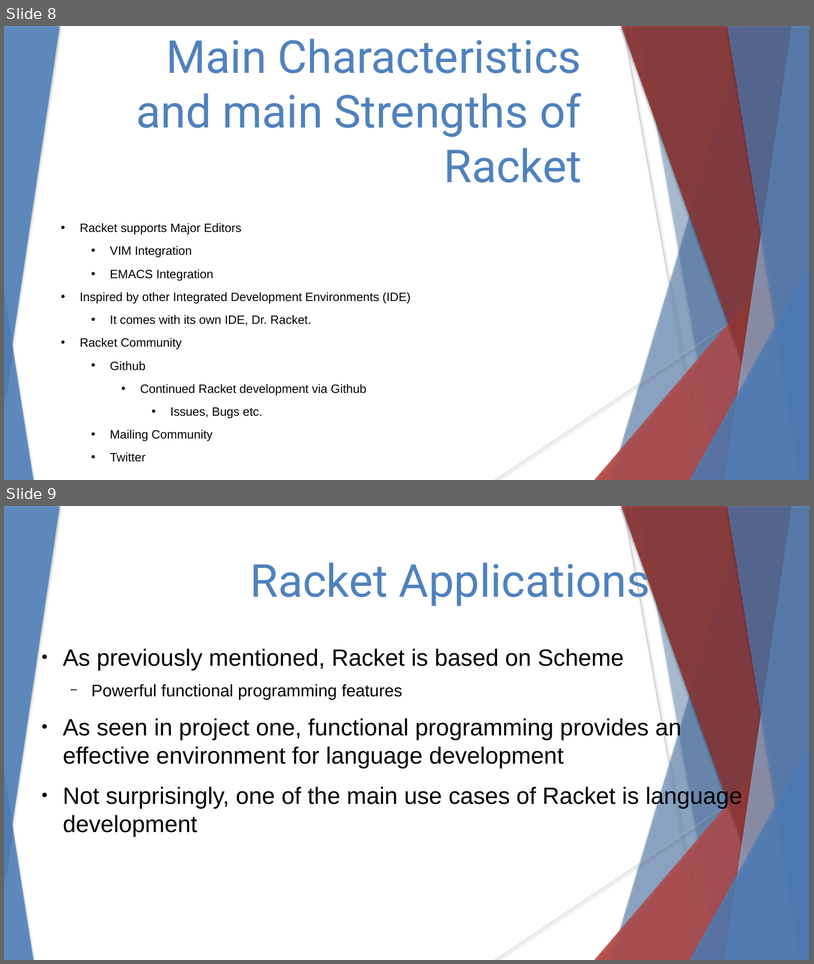
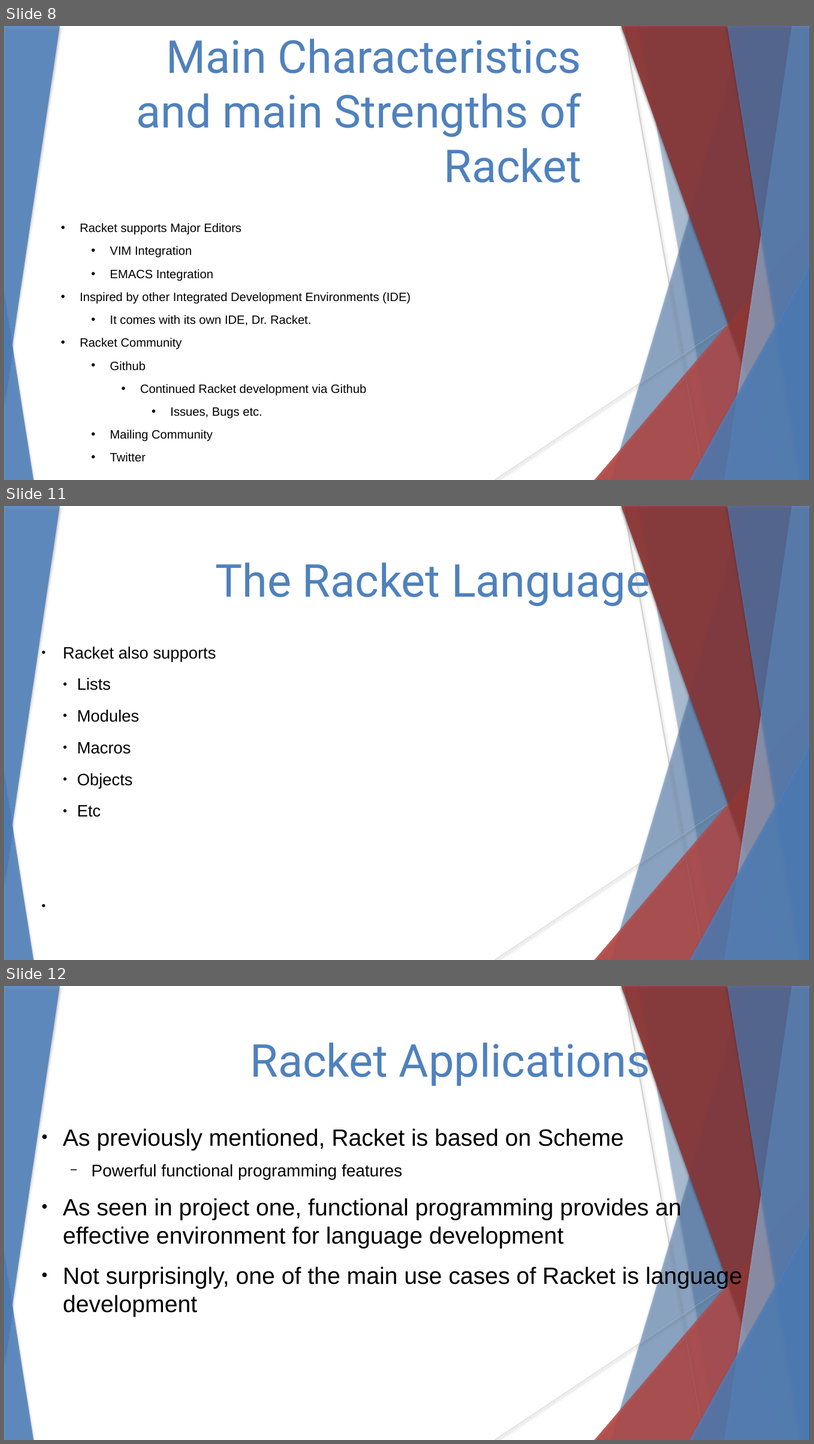
Before and after one commit to stevester94/CSC201_Project, a slide deck: CSC201Sec3Proj3Team4.pptx. Shown one above the other, each under a label of ours: slides 8 and 9 before the commit, slides 8, 11 and 12 after it; the slides between them are not shown. The pictures are 814x964 and 814x1444 pixels, drawn with LibreOffice and Linux fonts; fonts in the diff are those of the drawing. Boxes give left, top, right and bottom in pixels: in the first picture for what was removed or moved away, otherwise in the second. Text is boxed around its words. In the diff, an @@ line names an element or a change of style, - is before the commit and + after.

```diff
--- a/CSC201Sec3Proj3Team4.pptx
+++ b/CSC201Sec3Proj3Team4.pptx
@@ slide 11 added at [4,506,810,960], background #FFFFFF; not listed: 18 template elements that a slide beside it also shows @@
@@ text added at [215,555,650,607], 54 pt, text #4F81BD @@
+The Racket Language
@@ text added at [63,646,216,817], 19.6 pt, text #000000 @@
+● Racket also supports
+    ● Lists
+    ● Modules
+    ● Macros
+    ● Objects
+    ● Etc
@@ what was slide 9 is now slide 12 @@
```
Also in this commit, not shown: 2 other slides added.
